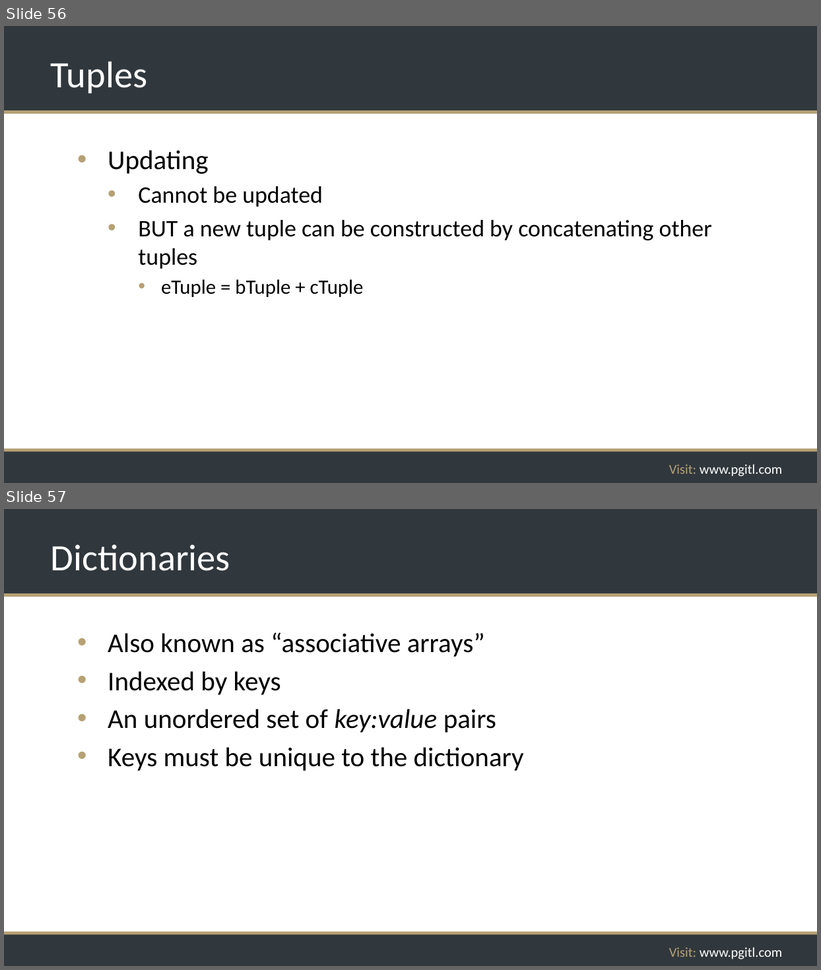
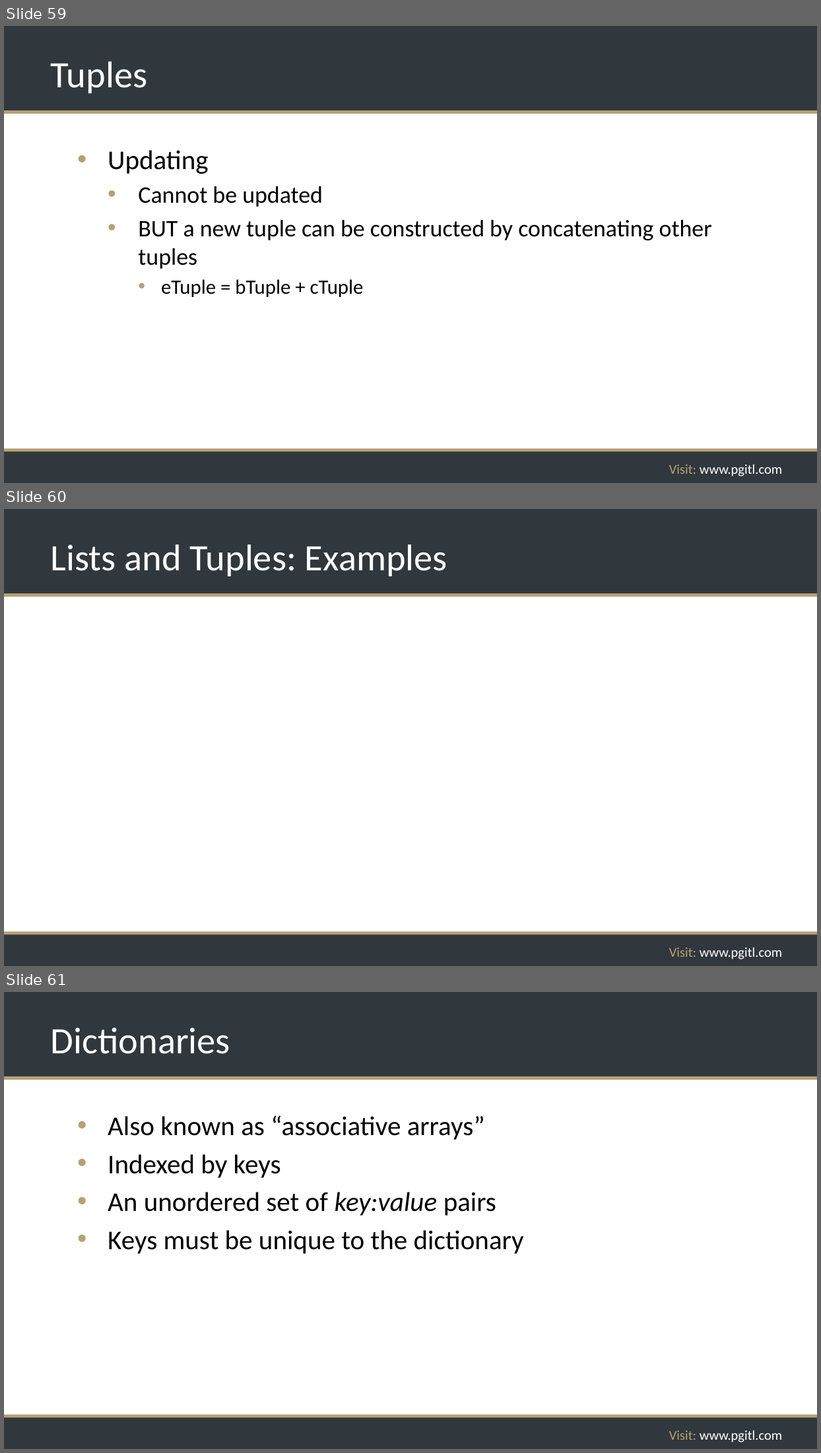
Before and after one commit to rikkouri/project-a, a slide deck: Programming Foundations.pptx. Shown one above the other, each under a label of ours: slides 56 and 57 before the commit, slides 59, 60 and 61 after it. The pictures are 821x970 and 821x1453 pixels, drawn with LibreOffice and Linux fonts; fonts in the diff are those of the drawing; background and template pictures are left out. Boxes give left, top, right and bottom in pixels: in the first picture for what was removed or moved away, otherwise in the second. Text is boxed around its words. In the diff, an @@ line names an element or a change of style, - is before the commit and + after.

```diff
--- a/Programming Foundations.pptx
+++ b/Programming Foundations.pptx
@@ slide 60 added at [4, 509, 817, 966], background #FFFFFF; not listed: 5 template elements that a slide beside it also shows @@
@@ title added at [51, 544, 448, 576], 44 pt, text #FFFFFF @@
+Lists and Tuples: Examples
@@ what was slide 56 is now slide 59 @@
@@ what was slide 57 is now slide 61 @@
```
Also in this commit, not shown: 1 slide changed, 5 other slides added.
